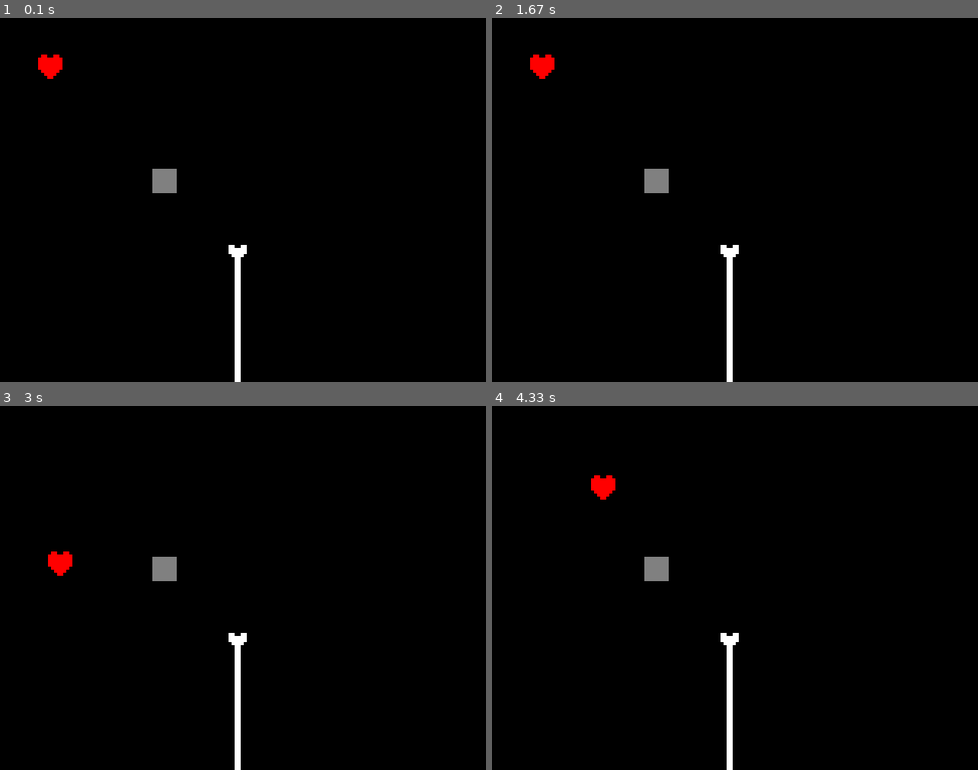
Above: before the commit, frames 1-4 (two rows, left to right).
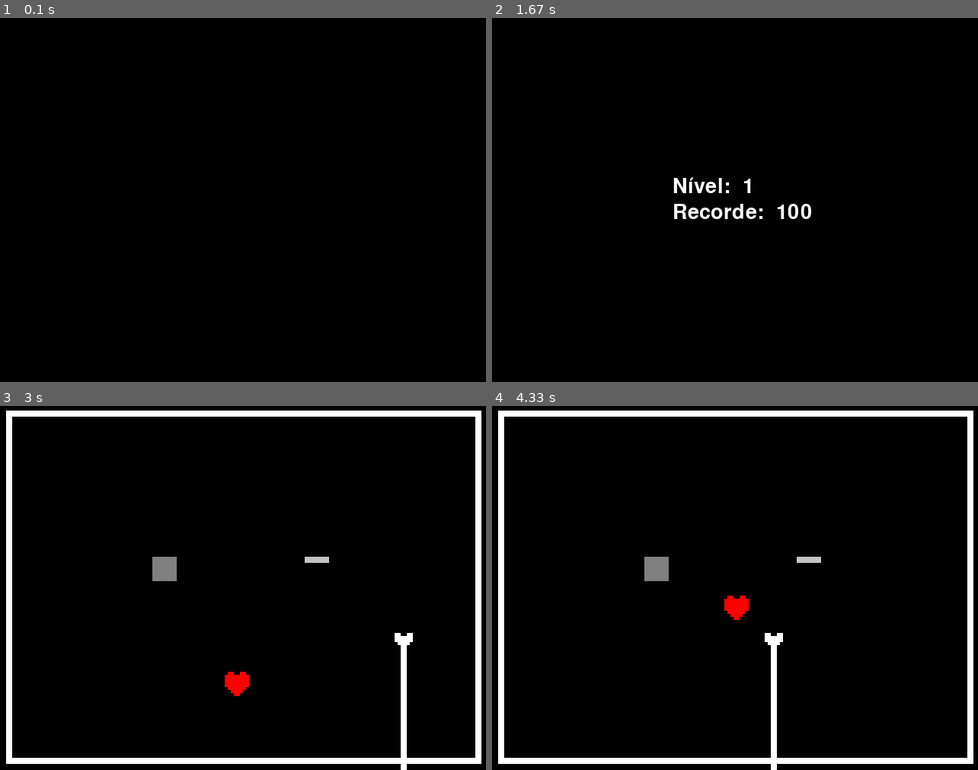
Above: after the commit, the same moments.

Repository: kwwala/eosso
Game: pygame game, started from mematadeumavez.py
The game is run twice, just before and just after one commit, with the same random seed, the same clock (stepped at 60 frames per second) and the same inputs.
Inputs:
- Up to frame 1 (0.1 s): no input
- Up to frame 2 (1.67 s): no input
- Up to frame 3 (3 s): hold Left 1.83-2.37 s; hold D 2.4-2.7 s; hold Down 2.4-2.7 s; hold Down from 2.73 s (still down)
- Up to frame 4 (4.33 s): release Down at 3.03 s; hold Left 3.07-3.47 s; hold Up 3.5-3.87 s; hold Right from 3.9 s (still down)

The runs differ from the first frame. In frame 1, 1.1% of the frame differs, in the area x 7-51%, y 10-100%; in frame 2, 1.9%; in frame 3, 7.1%; in frame 4, 7.2%, in the area x 1-100%, y 1-100%.

Commit message:
finalmente jogável (entre muitas aspas mas n da pra colocar)

Diff:
--- a/mematadeumavez.py
+++ b/mematadeumavez.py
@@ -2,56 +2,79 @@
 import math
 import time
 
-# Inicialização
+# básico pygame
 pygame.init()
 screen = pygame.display.set_mode((640, 480))
 clock = pygame.time.Clock()
-
-# Configurações do quadrado
+width, height = screen.get_size()
+
+# coisas úteis
+font = pygame.font.Font(None, 40)
+
+# jogador/coração
+heart = pygame.image.load("images/heart32x.png")
+heart = heart.convert()
+x, y = (width / 2) - 32, (height / 2) - 32
 squareSize = 32
 velocity = 5
-heart = pygame.image.load("images/heart32x.png")
-heart = heart.convert()
-x, y = 50, 50
-width, height = screen.get_size()
-
-font = pygame.font.Font(None, 40)
-
+
+# níveis
 level = 1
 maxlevel = 100 # placeholder
-
-newlevel = False
-
+newlevel = True
+
+# plataforma
+blocksize = squareSize
+blockx, blocky = 200, 200
+block = pygame.Surface([blocksize, blocksize])
+block.fill((128, 128, 128))
+
+# plataforma
 platformsize = squareSize
-platformx, platformy = 200, 200
-platform = pygame.Surface([platformsize, platformsize])
-platform.fill((128, 128, 128))
-
-bonessize = squareSize
-bonesx, bonesy = 300, 300
-bones = pygame.image.load("images/bone.png")
-
-
-
-
+platformx, platformy = 400, 200
+platform = pygame.Surface([platformsize, platformsize / 4])
+platform.fill((196, 196, 196))
+
+# ossos
+bonesize = squareSize
+bonex, boney = width, 300
+bone = pygame.image.load("images/bone.png")
+
+# bordas
+borders = pygame.Surface((width, height), pygame.SRCALPHA)
+
+borderleft = pygame.Surface([8, height - 16])
+borderleft.fill((255, 255, 255))
+
+borderright = pygame.Surface([8, height - 16])
+borderright.fill((255, 255, 255))
+
+borderup = pygame.Surface([width - 16, 8])
+borderup.fill((255, 255, 255))
+
+borderdown = pygame.Surface([width - 16, 8])
+borderdown.fill((255, 255, 255))
+
+borders.blit(borderleft, (8, 8))
+borders.blit(borderright, (width - 16, 8))
+borders.blit(borderup, (8, 8))
+borders.blit(borderdown, (8, height - 16))
+
+# sons
 sound1 = pygame.mixer.Sound('sounds/death1.wav')
 sound2 = pygame.mixer.Sound('sounds/death2.wav')
-
-#
+sound3 = pygame.mixer.Sound('sounds/death3.wav')
 soundnewlevel1 = pygame.mixer.Sound('sounds/newlevel1.wav')
 soundnewlevel2 = pygame.mixer.Sound('sounds/newlevel2.wav')
 
-
-
-# Função para limitar a posição dentro da tela
-def limitar_posicao(quadradox, quadradoy):
-    quadradox = max(0, min(width - squareSize, quadradox))
-    quadradoy = max(0, min(height - squareSize, quadradoy))
-    return quadradox, quadradoy
+def limitposition(x, y):
+    x = max(16, min(width - (squareSize + 16), x))
+    y = max(16, min(height - (squareSize + 16), y))
+    return x, y
 
 # Função para calcular movimento diagonal
-def movimento_diagonal(teclas):
-    return velocity * (math.sqrt(2) / 2) if teclas else 0
+def diagonalmovement(keys):
+    return velocity * (math.sqrt(2) / 2) if keys else 0
 
 # Loop principal
 while True:
@@ -60,29 +83,28 @@
             pygame.quit()
             exit()
 
-
-    # if newlevel:
-    #     overlay = pygame.Surface((800, 600), pygame.SRCALPHA)
-    #     overlay.fill((255, 0, 0, 128))  # RGBA: vermelho com 50% de transparência
-    #     pygame.display.flip()
-    #     soundnewlevel1.play()
-    #     time.sleep(1)
-    #     surface_level = font.render(f"Nível: {level}", True, 'white')
-    #     surface_maxlevel = font.render(f"Recorde: {maxlevel}", True, 'white')
-    #     text_render_x = (width // 2) - surface_level.get_width() // 2
-    #     text_render_y = (height // 2) - surface_level.get_height() // 2
-    #     screen.blit(surface_level, (text_render_x - 30, text_render_y - 17))
-    #     screen.blit(surface_maxlevel, (text_render_x - 30, text_render_y + 17))
-    #     pygame.display.flip()
-    #     soundnewlevel2.play()
-    #     time.sleep(1)
-    #     soundnewlevel1.play()
-    #     newlevel = False
-
-
-
     keys = pygame.key.get_pressed()
     dx = dy = 0
+
+    if newlevel:
+        # placeholder pra o novo level
+        overlay = pygame.Surface((width, height), pygame.SRCALPHA)
+        overlay.fill((0, 0, 0, 128))  # RGBA: vermelho com 50% de transparência
+        screen.blit(overlay, (0, 0))
+        pygame.display.flip()
+        soundnewlevel1.play()
+        time.sleep(1)
+        surface_level = font.render(f"Nível: {level: .0f}", True, 'white')
+        surface_maxlevel = font.render(f"Recorde: {maxlevel: .0f}", True, 'white')
+        text_render_x = (width // 2) - surface_level.get_width() // 2
+        text_render_y = (height // 2) - surface_level.get_height() // 2
+        screen.blit(surface_level, (text_render_x - 30, text_render_y - 17))
+        screen.blit(surface_maxlevel, (text_render_x - 30, text_render_y + 17))
+        pygame.display.flip()
+        soundnewlevel2.play()
+        time.sleep(1)
+        soundnewlevel1.play()
+        newlevel = False
 
     # Movimentação
     if keys[pygame.K_UP] or keys[pygame.K_w]:
@@ -96,17 +118,40 @@
 
     # Ajuste para movimento diagonal
     if dx != 0 and dy != 0:
-        dx = movimento_diagonal(True) * (1 if dx > 0 else -1)
-        dy = movimento_diagonal(True) * (1 if dy > 0 else -1)
+        dx = diagonalmovement(True) * (1 if dx > 0 else -1)
+        dy = diagonalmovement(True) * (1 if dy > 0 else -1)
 
     # Atualização da posição proposta
     new_x = x + dx
     new_y = y + dy
 
+    if level == 1:
+        bonex -= 2
+        if bonex <= -8:
+            level += .5
+    elif level == 1.5:
+        bonex = width
+        level += .5
+        newlevel = True
+    elif level == 2:
+        bonex -= 4
+        if bonex <= -8:
+            level += .5
+    elif level == 2.5:
+        bonex = width
+        level += .5
+        newlevel = True
+    elif level == 3:
+        exit()
+    else:
+        print('algo aconteceu') # vai que eu mecho e acabo bugando algo e pulando
+        exit()
+
+
     # Criar retângulos para detecção de colisão
     heart_rect = pygame.Rect(new_x, y, squareSize, squareSize)
-    platform_rect = pygame.Rect(platformx, platformy, platformsize, platformsize)
-    bones_rect = pygame.Rect(bonesx, bonesy, 6, 1000)
+    platform_rect = pygame.Rect(blockx, blocky, blocksize, blocksize)
+    bones_rect = pygame.Rect(bonex, boney, 6, 1000)
 
     # Verificar colisão no eixo X
     if heart_rect.colliderect(platform_rect):
@@ -118,39 +163,20 @@
     # Atualizar o retângulo temporário após ajuste no X
     heart_rect = pygame.Rect(x, new_y, squareSize, squareSize)
 
-    # Verificar colisão no eixo Y
-    if heart_rect.colliderect(platform_rect):
-        if dy > 0:  # Movendo para baixo
-            new_y = platform_rect.top - squareSize
-        elif dy < 0:  # Movendo para cima
-            new_y = platform_rect.bottom
-
     # Atualizar a posição final após colisão
-    x, y = limitar_posicao(new_x, new_y)
+    x, y = limitposition(new_x, new_y)
 
     # Renderização
     screen.fill((0, 0, 0))
+    screen.blit(platform, (platformx, platformy))
     screen.blit(heart, (x, y))
-    screen.blit(bones, (bonesx, bonesy))
-    screen.blit(platform, (platformx, platformy))
+
+    screen.blit(block, (blockx, blocky))
+    screen.blit(bone, (bonex, boney))
+    screen.blit(borders, (0, 0))
 
     if heart_rect.colliderect(bones_rect):
-        overlay = pygame.Surface((800, 600), pygame.SRCALPHA)
-        overlay.fill((255, 0, 0, 128))  # RGBA: vermelho com 50% de transparência
-        pygame.display.flip()
-        soundnewlevel1.play()
-        time.sleep(1)
-        surface_level = font.render(f"Nível: {level}", True, 'white')
-        surface_maxlevel = font.render(f"Recorde: {maxlevel}", True, 'white')
-        text_render_x = (width // 2) - surface_level.get_width() // 2
-        text_render_y = (height // 2) - surface_level.get_height() // 2
-        screen.blit(surface_level, (text_render_x - 30, text_render_y - 17))
-        screen.blit(surface_maxlevel, (text_render_x - 30, text_render_y + 17))
-        pygame.display.flip()
-        soundnewlevel2.play()
-        time.sleep(1)
-        soundnewlevel1.play()
-        newlevel = False
+        # animação de morte real
         heart = pygame.image.load("images/heart64x.png")
         screen.fill((0, 0, 0))
         offset = 16  # Valor do offset em pixels
@@ -164,10 +190,11 @@
         sound2.play()
         pygame.display.flip()
         time.sleep(1)
+        screen.fill((0, 0, 0)) # ir pro menu do jogo
+        pygame.display.flip()
+        sound3.play()
+        time.sleep(1)
         exit()
-
-
-
 
     pygame.display.flip()
     clock.tick(60)
Not shown, changed: sounds/death1.wav
Not shown, added: sounds/death3.wav
